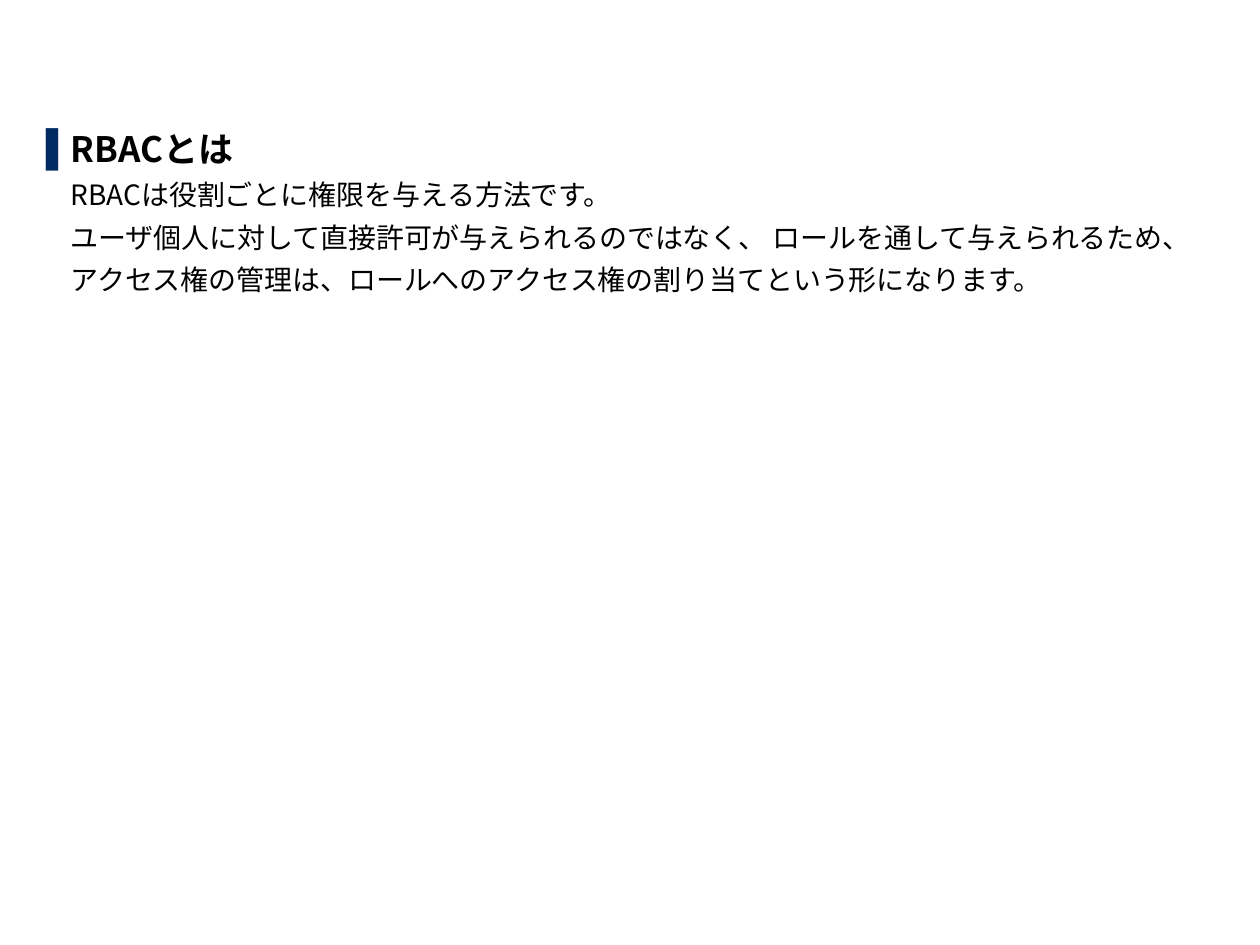
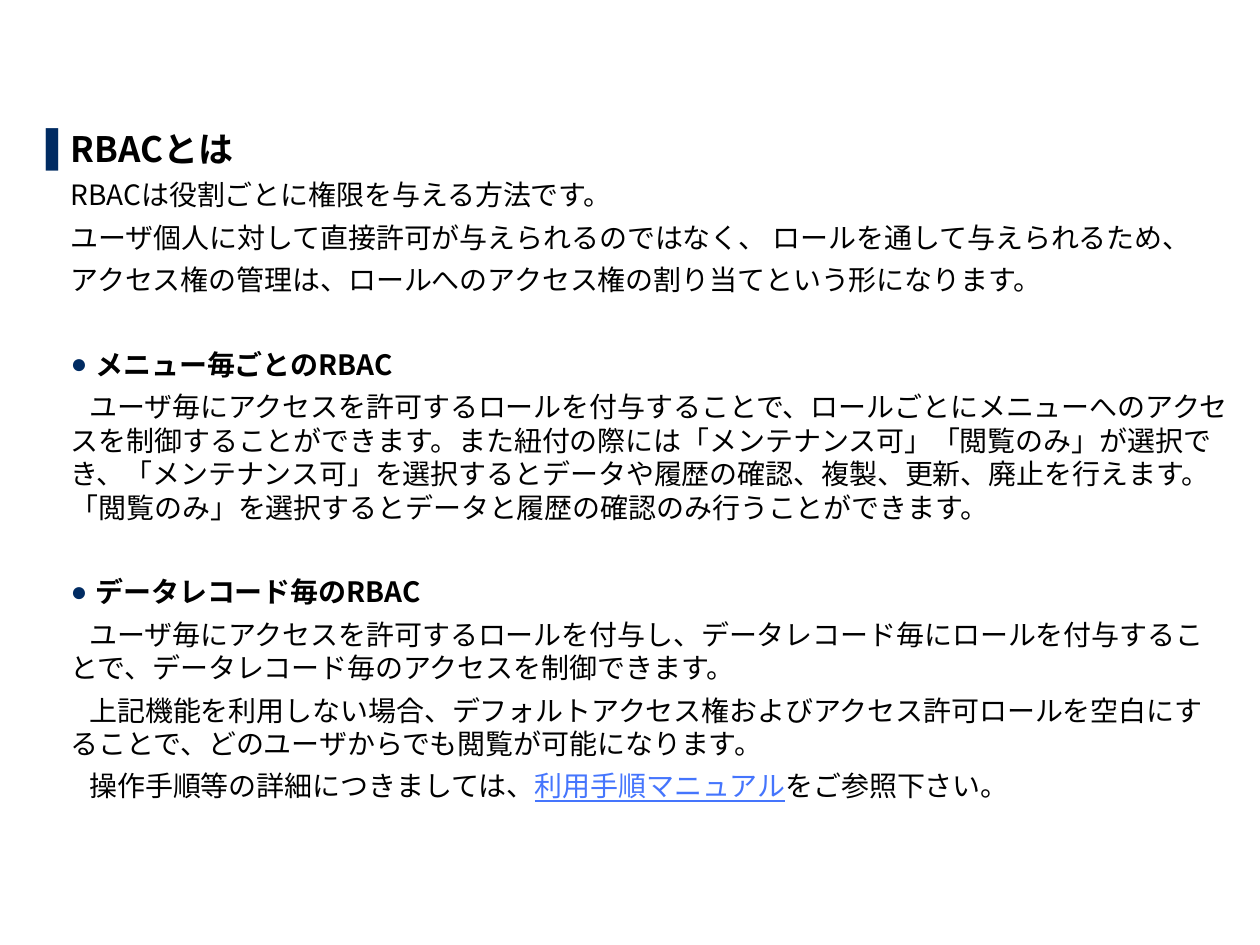
Before and after one commit to exastro-suite/it-automation-docs, a slide deck: slide 7 of asset/Learn_ja/ITA-base_classroom_lecture_ja.pptx (slide 10 before the commit). Drawn at 1260x945 pixels with LibreOffice and Linux fonts; fonts in the diff are those of the drawing; background and template pictures are left out. Boxes give left, top, right and bottom in pixels: in the first picture for what was removed or moved away, otherwise in the second. Text is boxed around its words. In the diff, an @@ line names an element or a change of style, - is before the commit and + after.

```diff
--- a/asset/Learn_ja/ITA-base_classroom_lecture_ja.pptx
+++ b/asset/Learn_ja/ITA-base_classroom_lecture_ja.pptx
@@ text at bbox=[71, 351, 1228, 802]: paragraphs added @@
+  ● メニュー毎ごとのRBAC
+  ユーザ毎にアクセスを許可するロールを付与することで、ロールごとにメニューへのアクセスを制御することができます。また紐付の際には「メンテナンス可」「閲覧のみ」が選択でき、「メンテナンス可」を選択するとデータや履歴の確認、複製、更新、廃止を行えます。「閲覧のみ」を選択するとデータと履歴の確認のみ行うことができます。
+  ● データレコード毎のRBAC
+  ユーザ毎にアクセスを許可するロールを付与し、データレコード毎にロールを付与することで、データレコード毎のアクセスを制御できます。
+  上記機能を利用しない場合、デフォルトアクセス権およびアクセス許可ロールを空白にすることで、どのユーザからでも閲覧が可能になります。
+  操作手順等の詳細につきましては、利用手順マニュアルをご参照下さい。
```
Also in this commit, not shown: 9 other slides changed, 4 slides added, 20 slides removed, 1 other file.
